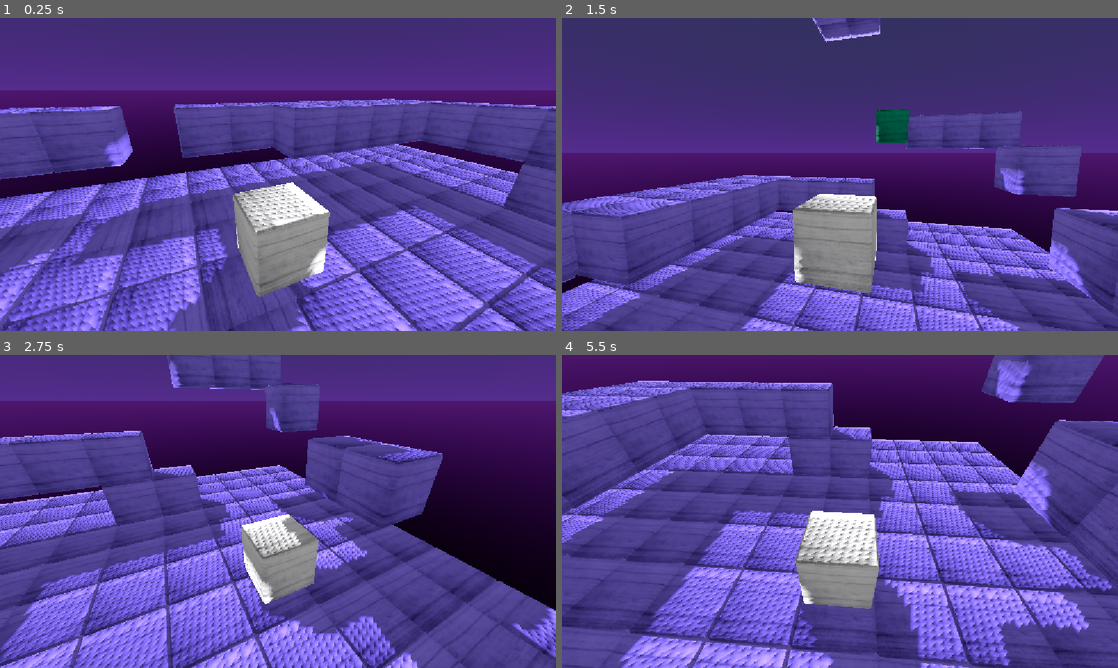
Above: before the commit, frames 1-4 (two rows, left to right).
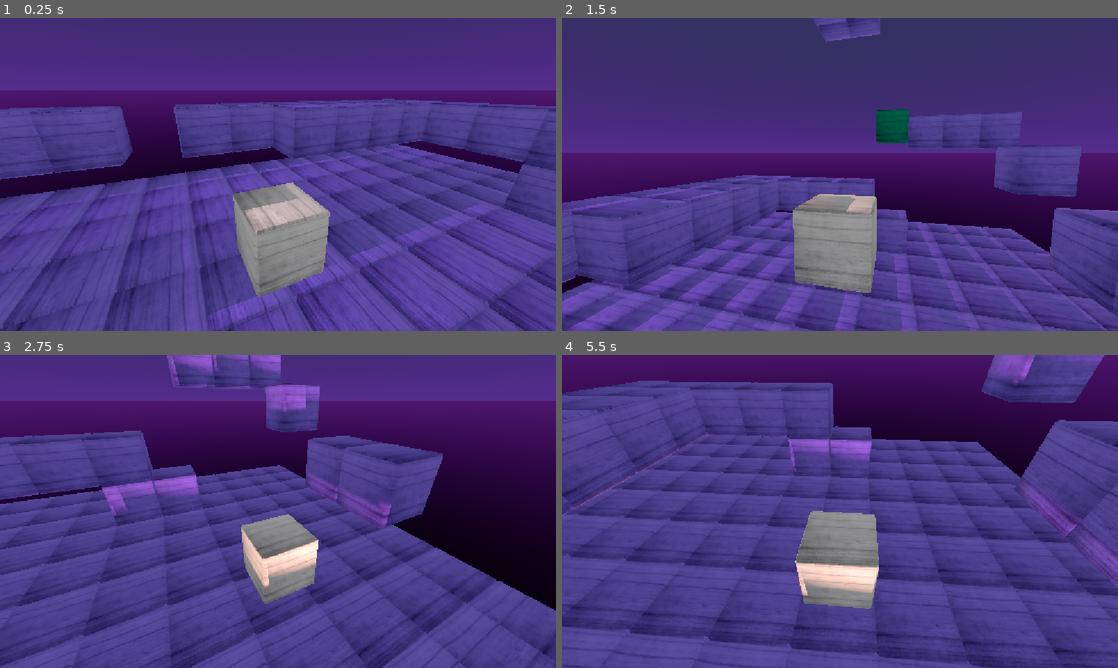
Above: after the commit, the same moments.

Repository: TheIon1/Claude
Game: Godot game, scene res://level.tscn
Two runs of this game, one before a commit and one after it. Both use one fixed random seed, a clock stepped at 60 frames per second and the inputs below.
Inputs (mouse positions are in pixels of both pictures, inside the frame that each line leads up to):
- Up to frame 1 (0.25 s): no input
- Up to frame 2 (1.5 s): tap Enter at 0.5 s; move the mouse to (962, 158) at 0.52 s; hold D (move_right) 0.53-1.25 s; tap 1 at 0.6 s; click (962, 158) at 0.67 s; tap Space (jump) at 0.77 s; drag from (728, 190) to (812, 237) at 1.27 s
- Up to frame 3 (2.75 s): move the mouse to (333, 442) at 2.02 s; hold D (move_right) from 2.03 s (still down); tap 3 at 2.1 s
- Up to frame 4 (5.5 s): release D (move_right) at 2.75 s; drag from (812, 574) to (673, 464) at 2.77 s; move the mouse to (1006, 558) at 3.52 s; hold A (move_left) 3.53-4.25 s; tap 1 at 3.6 s; tap Space (jump) at 3.77 s; drag from (673, 464) to (756, 433) at 4.27 s; move the mouse to (867, 511) at 5.02 s; hold S (move_back) from 5.03 s (still down); tap 3 at 5.1 s; click (867, 511) at 5.17 s

The runs differ from the first frame. In frame 1, 30% of the frame differs, in the area x 0-100%, y 25-100%; in frame 2, 16%; in frame 3, 27%; in frame 4, 36%, in the area x 0-100%, y 0-100%.
Error before the commit: Parse Error: Cannot assign a value of type res://day_night_cycle.gd to variable "directional_light" with specified type DirectionalLight3D. (res://day_night_cy…

Commit message:
Fix day_night_cycle.gd: Change extends from Node3D to DirectionalLight3D
Parser error fix:
- Changed 'extends Node3D' to 'extends DirectionalLight3D'
- This fixes the type mismatch error when assigning 'self' to directional_light variable

The script is meant to be attached directly to a DirectionalLight3D node,
so it should extend DirectionalLight3D, not Node3D.

Error was: 'Cannot assign a value of type res://day_night_cycle.gd to
variable directional_light with specified type DirectionalLight3D'

Diff:
--- a/godot_kinematic_character/day_night_cycle.gd
+++ b/godot_kinematic_character/day_night_cycle.gd
@@ -1,6 +1,6 @@
-extends Node3D
+extends DirectionalLight3D
 ## Realistic 24-hour day/night cycle with moving sun
-## Attach this to the DirectionalLight3D node
+## This script controls the DirectionalLight3D node it's attached to
 
 # Time settings
 @export var cycle_duration_seconds := 120.0  # Real seconds for full 24h cycle (2 minutes default)
